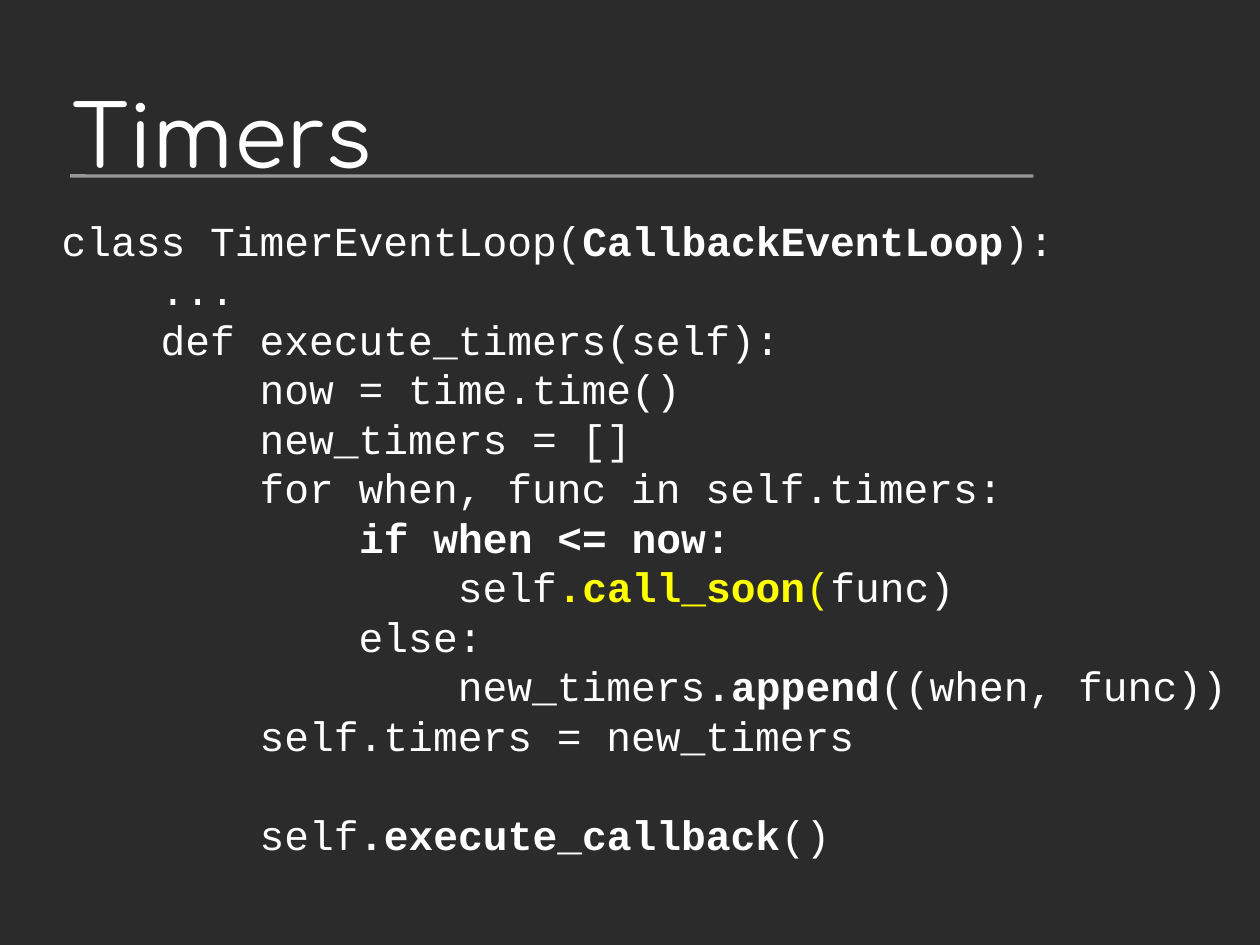
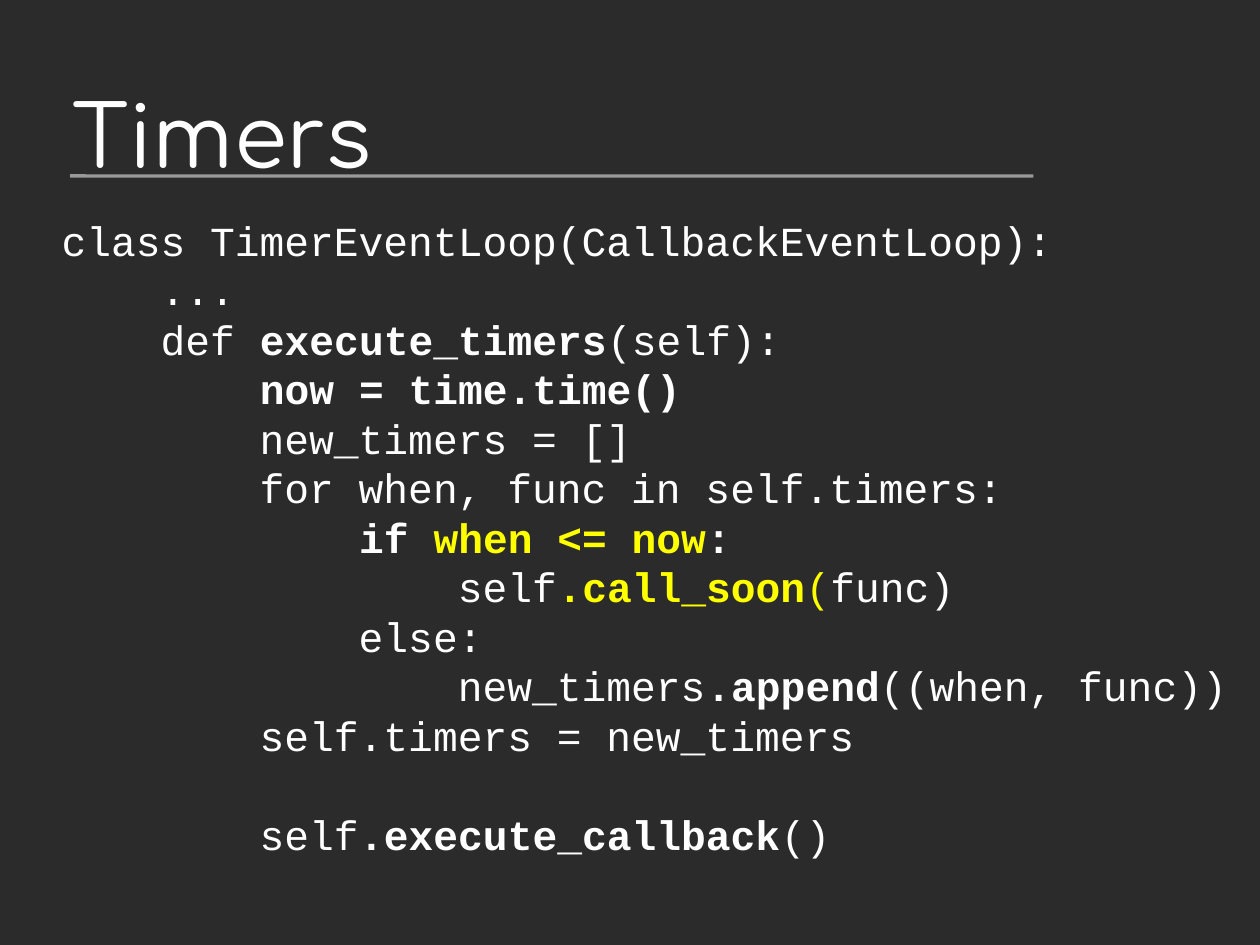
Before and after one commit to vstinner/talks, a slide deck: slide 10 of 2014-Pycon-Lyon/asyncio.odp. Drawn at 1260x945 pixels with LibreOffice and Linux fonts; fonts in the diff are those of the drawing; background and template pictures are left out; a plain dark background stands for a picture behind light text. Boxes give left, top, right and bottom in pixels: in the first picture for what was removed or moved away, otherwise in the second. Text is boxed around its words. In the diff, an @@ line names an element or a change of style, - is before the commit and + after.

```diff
--- a/2014-Pycon-Lyon/asyncio.odp
+++ b/2014-Pycon-Lyon/asyncio.odp
@@ text at [62,226,1052,554]: bold off in "TimerEventLoop(CallbackEventLoop):"; bold on in "execute_timers(self):", "now = time.time()"; text colour #FFFFFF to #FFFF00 in "when <= now:" @@
```
Also in this commit, not shown: 4 other slides changed, 8 slides added, 10 other files.
